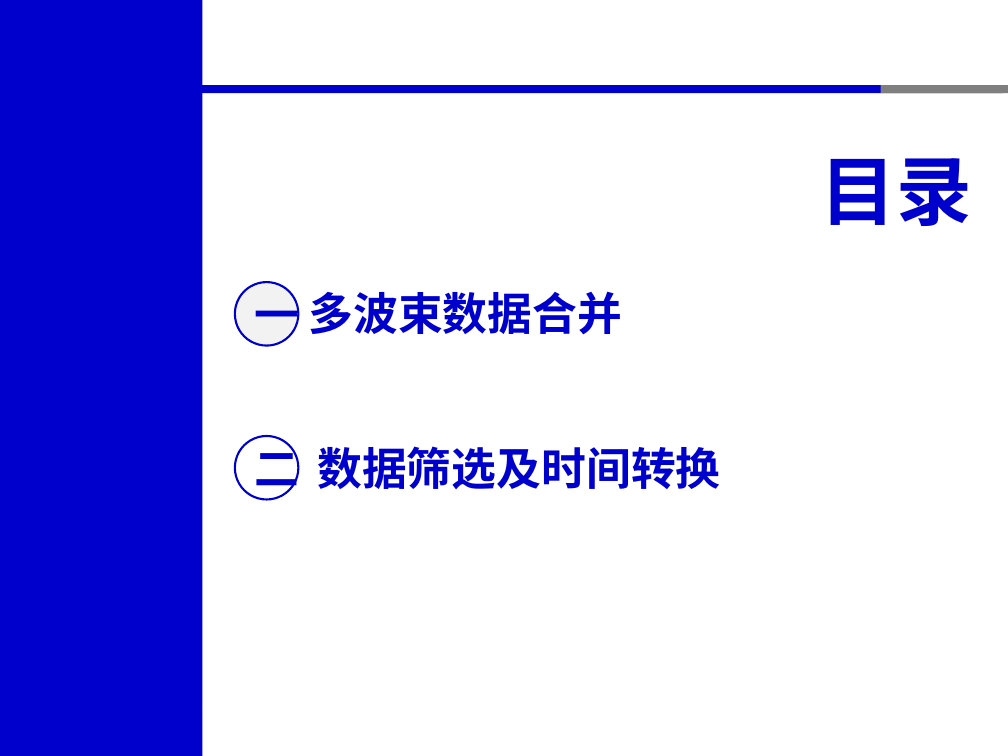
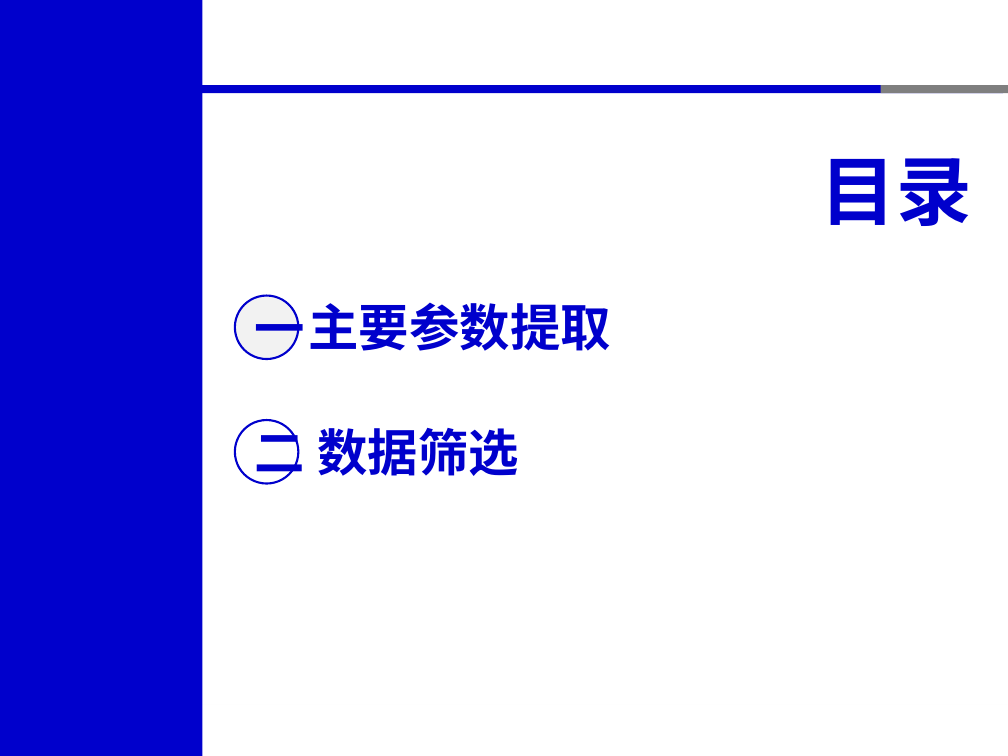
Before and after one commit to xinluo2018/satellite-altimetry-course, a slide deck: slide 2 of 第5章-星载激光测高应用-12学时/第5节-ICESat-2数据预处理-2学时.pptx. Drawn at 1008x756 pixels with LibreOffice and Linux fonts; fonts in the diff are those of the drawing. Boxes give left, top, right and bottom in pixels: in the first picture for what was removed or moved away, otherwise in the second. Text is boxed around its words. In the diff, an @@ line names an element or a change of style, - is before the commit and + after.

```diff
--- a/第5章-星载激光测高应用-12学时/第5节-ICESat-2数据预处理-2学时.pptx
+++ b/第5章-星载激光测高应用-12学时/第5节-ICESat-2数据预处理-2学时.pptx
@@ ellipse "一": place and size @@
-ellipse "一" at bbox=[235, 282, 298, 346]
+ellipse "一" at bbox=[235, 295, 298, 359]
@@ ellipse "一" at bbox=[235, 295, 298, 359]: size 32 to 36 pt @@
@@ text at bbox=[308, 303, 610, 351]: text changed; size 32 to 36 pt @@
-多波束数据合并
+主要参数提取
@@ ellipse "二" at bbox=[235, 420, 298, 484]: size 32 to 36 pt @@
@@ ellipse "二": place and size @@
-ellipse "二" at bbox=[235, 436, 298, 500]
+ellipse "二" at bbox=[235, 420, 298, 484]
@@ text at bbox=[317, 428, 519, 476]: text changed; size 32 to 36 pt @@
-数据筛选及时间转换
+数据筛选
```
Also in this commit, not shown: 2 other slides changed, 1 slide added, 12 other files.
